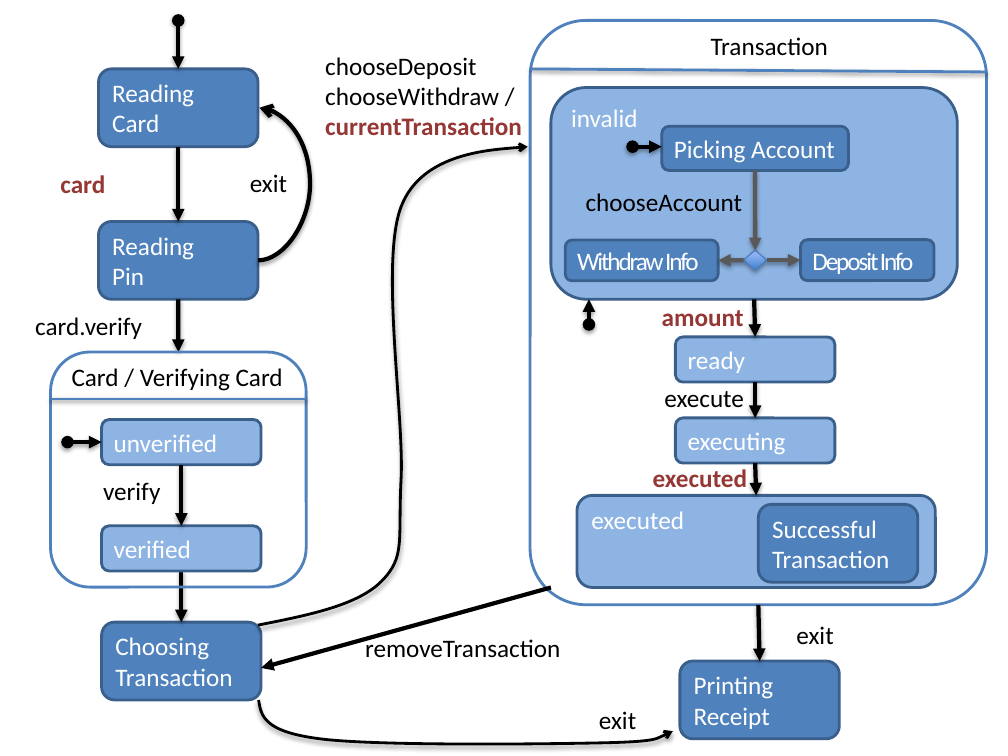
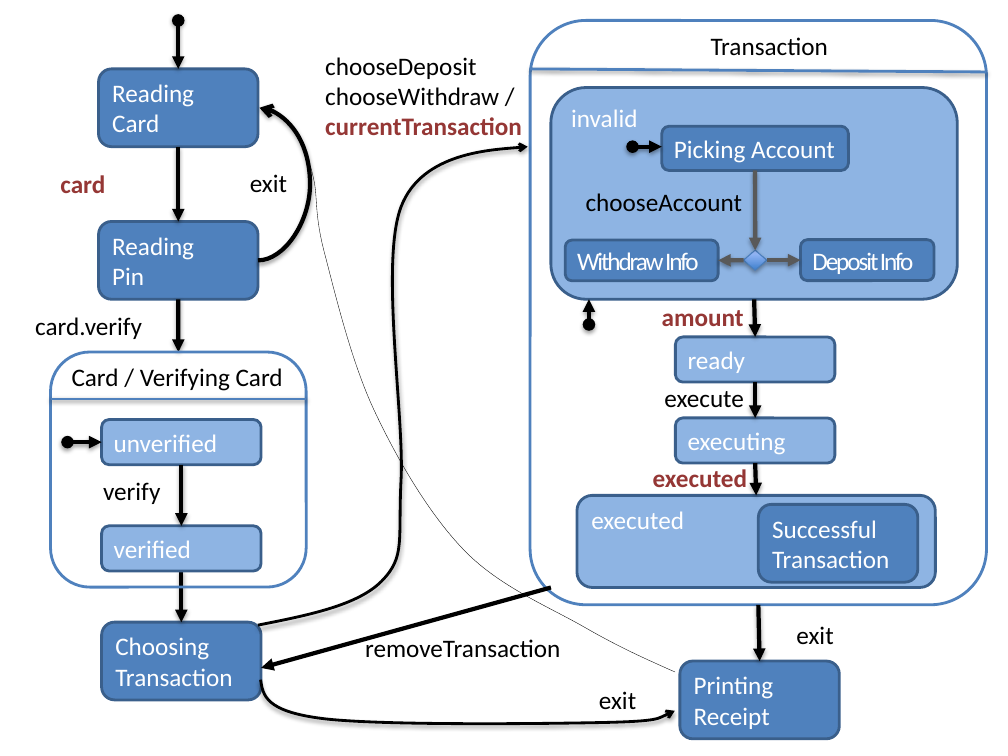
Before and after one commit to canjs/can-meetup, a slide deck: slide 82 of 2_map_and_list/canjs-map-list.pptx. Drawn at 1008x756 pixels with LibreOffice and Linux fonts; fonts in the diff are those of the drawing; background and template pictures are left out. Boxes give left, top, right and bottom in pixels: in the first picture for what was removed or moved away, otherwise in the second. Text is boxed around its words. In the diff, an @@ line names an element or a change of style, - is before the commit and + after.

```diff
--- a/2_map_and_list/canjs-map-list.pptx
+++ b/2_map_and_list/canjs-map-list.pptx
@@ freeform shape added at [262,108,674,672], outline #000000 0.25 pt @@
@@ freeform shape: place and size @@
-freeform shape at [259,701,673,745]
+freeform shape at [261,679,675,724]
@@ text "exit": place and size @@
-text "exit" at [599,711,636,729]
+text "exit" at [599,691,636,709]
```
Also in this commit, not shown: 4 other slides changed, 5 other files.
